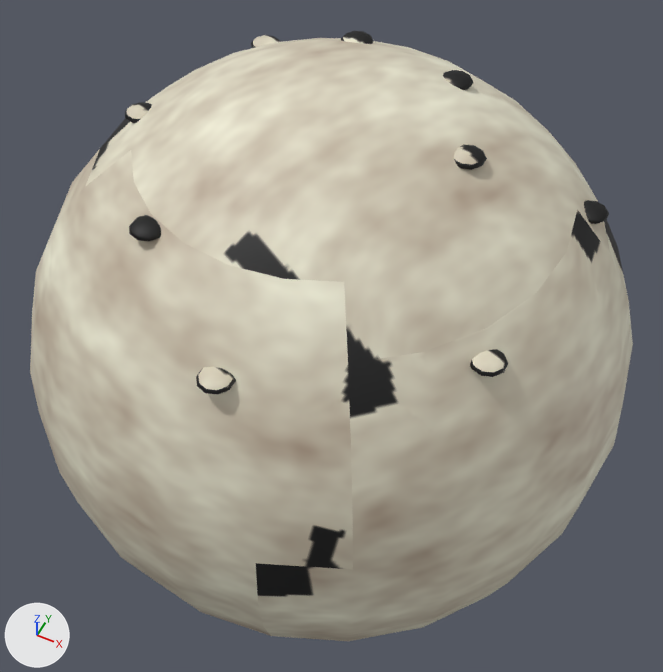
What one commit did to the glTF model assets/models/red_dwarf.glb.
Camera for both pictures: a 50 mm camera at (0.63, -1.255, 2.241) aimed at (-0.001, 0.006, 0.665). Every picture has the same lights, and +X, +Y and +Z are marked at lower left. The first picture is the older version. Where no turn or scale is listed for an object, it has been applied to the vertices. Vertices at exactly the same position are counted once.

Names of what the first picture shows: 'red_dwarf_textured_mesh'.
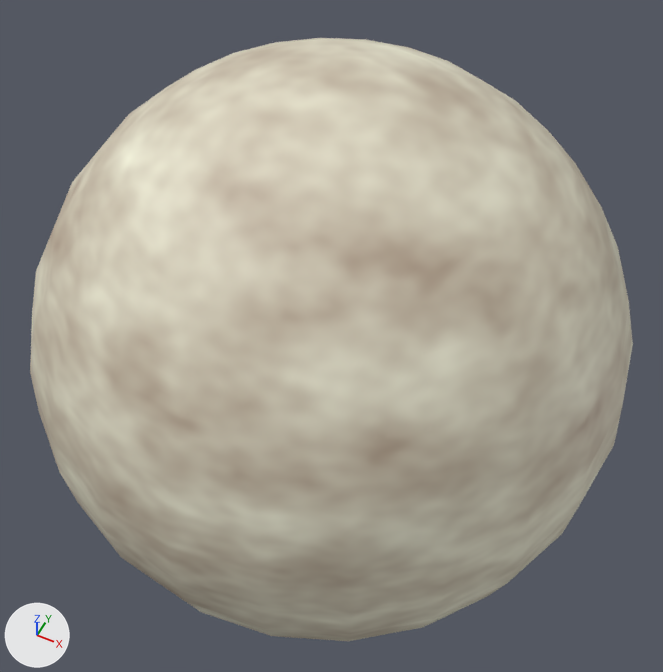
Where the change shows, as pixel boxes [x1, y1, x2, y2] in the pictures (663 x 672 px):
'red_dwarf_textured_mesh', reshaped
    before: [30, 31, 633, 641]
    after: [30, 38, 633, 641]
part 1 of me_sphere_066, deleted
    before: [125, 31, 609, 395]
part 2 of me_sphere_066, surface changed
    both: [31, 38, 633, 637]

The edits, one by one:
me_sphere_066 is used by ob_red_dwarf_textured_mesh; location (0.0, 0.0, 0.66).
me_sphere_066 had 830 vertices, 1620 faces and spanned x -0.66..0.66, y -0.66..0.66, z -0.66..0.66.
me_sphere_066 now has 362 vertices, 720 faces and spans x -0.66..0.66, y -0.66..0.66, z -0.66..0.66.
me_sphere_066 part 1: 9 loose pieces with 468 vertices, spanning x -0.408..0.503, y -0.533..0.292, z 0.418..0.616, are deleted.
me_sphere_066 part 2: 718 kept faces spanning x -0.66..0.66, y -0.66..0.66, z -0.66..0.66 get new texture (UV) coordinates.
